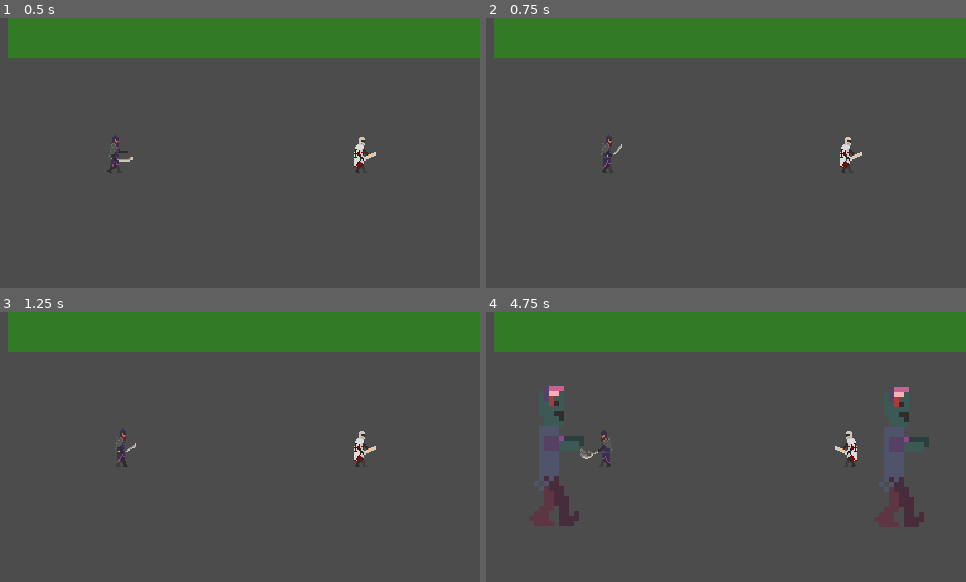
Above: before the commit, frames 1-4 (two rows, left to right).
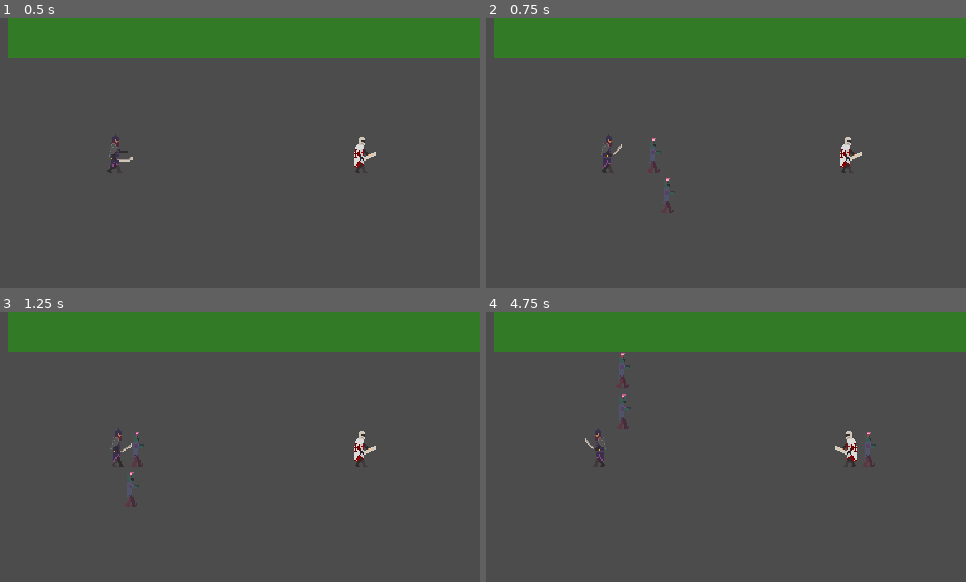
Above: after the commit, the same moments.

Repository: imav97/GMTK2021
Game: Godot game, scene res://Maps/Main0.tscn
Same seed, same stepped clock (60 frames per second), same inputs: the game is played once before the commit and once after it.
Inputs (mouse positions are in pixels of both pictures, inside the frame that each line leads up to):
- Up to frame 1 (0.5 s): no input
- Up to frame 2 (0.75 s): tap Enter at 0.5 s; move the mouse to (831, 139) at 0.52 s; press the mouse at (831, 139) at 0.53 s; hold D (right) from 0.53 s (still down)
- Up to frame 3 (1.25 s): keep holding D (right)
- Up to frame 4 (4.75 s): move the mouse to (630, 460) at 1.27 s; release D (right) at 1.28 s; release the mouse at (630, 460) at 1.28 s; hold S (down) 1.28-2.03 s; tap Shift (mana_attack) at 1.35 s; move the mouse to (774, 387) at 2.02 s; hold D (right) 2.03-2.78 s; hold Space (simple_attack) 2.03-2.78 s; move the mouse to (702, 501) at 2.77 s; hold W (up) 2.78-3.53 s; click (702, 501) at 2.85 s; move the mouse to (870, 487) at 3.52 s; hold Shift (mana_attack) 3.53-4.28 s; hold A (left) from 3.53 s (still down); move the mouse to (582, 406) at 4.27 s; tap Space (simple_attack) at 4.35 s

Frame 1 is identical in both runs. In frame 2, 0.2% of the frame differs, in the area x 33-40%, y 44-73%; in frame 3, 0.5%; in frame 4, 3.7%, in the area x 10-93%, y 15-80%.

Commit message:
resized basiczombie

Diff:
--- a/gmtk2021/BaseZombie.tscn
+++ b/gmtk2021/BaseZombie.tscn
@@ -25,7 +25,7 @@
 }
 
 [node name="BaseZombie" type="KinematicBody2D"]
-scale = Vector2( 5, 5 )
+scale = Vector2( 1.24924, 1.25313 )
 script = ExtResource( 1 )
 
 [node name="Sprite" type="Sprite" parent="."]
--- a/gmtk2021/Maps/Saladin/0.tscn
+++ b/gmtk2021/Maps/Saladin/0.tscn
@@ -8,9 +8,9 @@
 [node name="BaseZombie" parent="." index="1" groups=[
 "enemies",
 ] instance=ExtResource( 1 )]
-position = Vector2( 160, 376 )
+position = Vector2( 292.292, 131.575 )
 
 [node name="BaseZombie2" parent="." index="2" groups=[
 "enemies",
 ] instance=ExtResource( 1 )]
-position = Vector2( 856, 104 )
+position = Vector2( 281.476, 87.621 )
--- a/gmtk2021/Root.tscn
+++ b/gmtk2021/Root.tscn
@@ -34,7 +34,7 @@
 align = 1
 valign = 1
 
-[node name="VBoxContainer" type="VBoxContainer" parent="MarginContainer/VBoxContainer"]
+[node name="Buttons" type="VBoxContainer" parent="MarginContainer/VBoxContainer"]
 margin_top = 127.0
 margin_right = 460.0
 margin_bottom = 250.0
@@ -42,7 +42,61 @@
 size_flags_vertical = 3
 alignment = 1
 
-[node name="VBoxContainer" type="VBoxContainer" parent="MarginContainer/VBoxContainer/VBoxContainer"]
-margin_top = 61.0
+[node name="HBoxContainer" type="HBoxContainer" parent="MarginContainer/VBoxContainer/Buttons"]
 margin_right = 460.0
-margin_bottom = 61.0
+margin_bottom = 27.0
+size_flags_horizontal = 3
+size_flags_vertical = 3
+alignment = 1
+
+[node name="Button" type="Button" parent="MarginContainer/VBoxContainer/Buttons/HBoxContainer"]
+margin_left = 209.0
+margin_right = 250.0
+margin_bottom = 27.0
+text = "Start"
+flat = true
+
+[node name="HBoxContainer2" type="HBoxContainer" parent="MarginContainer/VBoxContainer/Buttons"]
+margin_top = 31.0
+margin_right = 460.0
+margin_bottom = 59.0
+size_flags_horizontal = 3
+size_flags_vertical = 3
+alignment = 1
+
+[node name="Button" type="Button" parent="MarginContainer/VBoxContainer/Buttons/HBoxContainer2"]
+margin_left = 209.0
+margin_right = 250.0
+margin_bottom = 28.0
+text = "Start"
+flat = true
+
+[node name="HBoxContainer3" type="HBoxContainer" parent="MarginContainer/VBoxContainer/Buttons"]
+margin_top = 63.0
+margin_right = 460.0
+margin_bottom = 91.0
+size_flags_horizontal = 3
+size_flags_vertical = 3
+alignment = 1
+
+[node name="Button" type="Button" parent="MarginContainer/VBoxContainer/Buttons/HBoxContainer3"]
+margin_left = 209.0
+margin_right = 250.0
+margin_bottom = 28.0
+text = "Start"
+flat = true
+
+[node name="HBoxContainer4" type="HBoxContainer" parent="MarginContainer/VBoxContainer/Buttons"]
+margin_top = 95.0
+margin_right = 460.0
+margin_bottom = 123.0
+size_flags_horizontal = 3
+size_flags_vertical = 3
+alignment = 1
+
+[node name="Button" type="Button" parent="MarginContainer/VBoxContainer/Buttons/HBoxContainer4"]
+margin_left = 209.0
+margin_right = 250.0
+margin_bottom = 28.0
+text = "Start"
+flat = true
